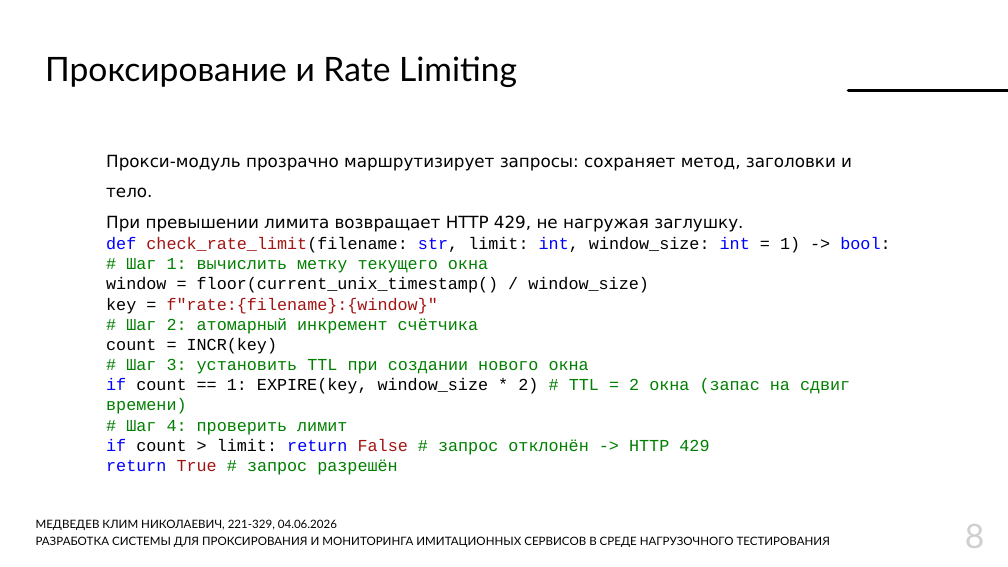
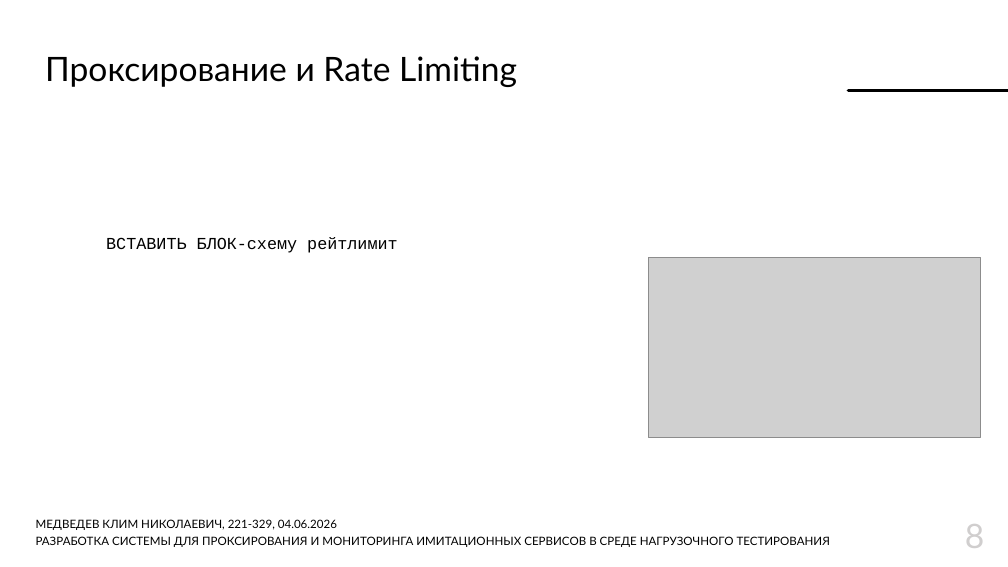
Before and after one commit to Lamardo43/educ-thesis, a slide deck: slide 8 of Thesis/docs/Презентация.pptx. Drawn at 1008x567 pixels with LibreOffice and Linux fonts; fonts in the diff are those of the drawing; grey boxes stand for pictures; background and template pictures are left out. Boxes give left, top, right and bottom in pixels: in the first picture for what was removed or moved away, otherwise in the second. Text is boxed around its words. In the diff, an @@ line names an element or a change of style, - is before the commit and + after.

```diff
--- a/Thesis/docs/Презентация.pptx
+++ b/Thesis/docs/Презентация.pptx
@@ text removed at [106, 154, 852, 232] @@
-Прокси-модуль прозрачно маршрутизирует запросы: сохраняет метод, заголовки и тело.
-При превышении лимита возвращает HTTP 429, не нагружая заглушку.
@@ text at [106, 237, 397, 253]: text changed; text colour #008000 to #000000 @@
-def check_rate_limit(filename: str, limit: int, window_size: int = 1) -> bool:
-# Шаг 1: вычислить метку текущего окна
-window = floor(current_unix_timestamp() / window_size)
-key = f"rate:{filename}:{window}"
-# Шаг 2: атомарный инкремент счётчика
-count = INCR(key)
-# Шаг 3: установить TTL при создании нового окна
-if count == 1: EXPIRE(key, window_size * 2) # TTL = 2 окна (запас на сдвиг времени)
-# Шаг 4: проверить лимит
-if count > limit: return False # запрос отклонён -> HTTP 429
-return True # запрос разрешён
+ВСТАВИТЬ БЛОК-схему рейтлимит
@@ picture added at [649, 257, 982, 437] @@
```
Also in this commit, not shown: 10 other slides changed, 12 other files.
